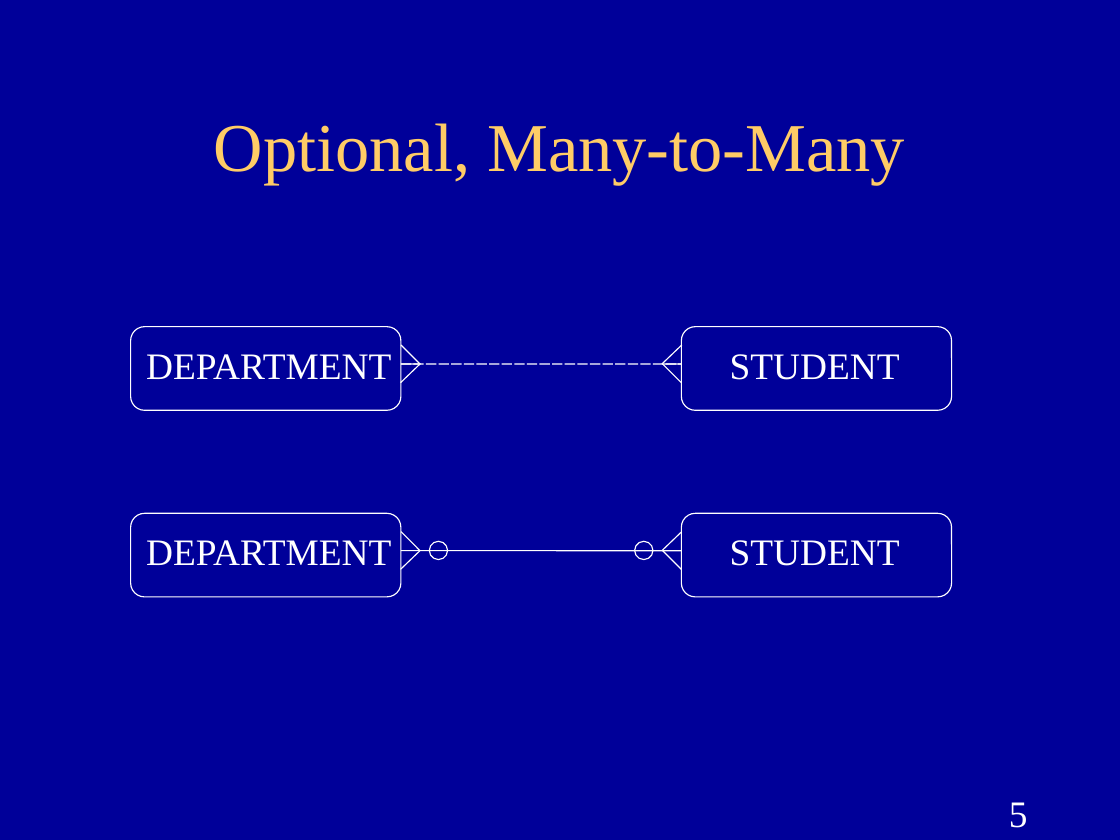
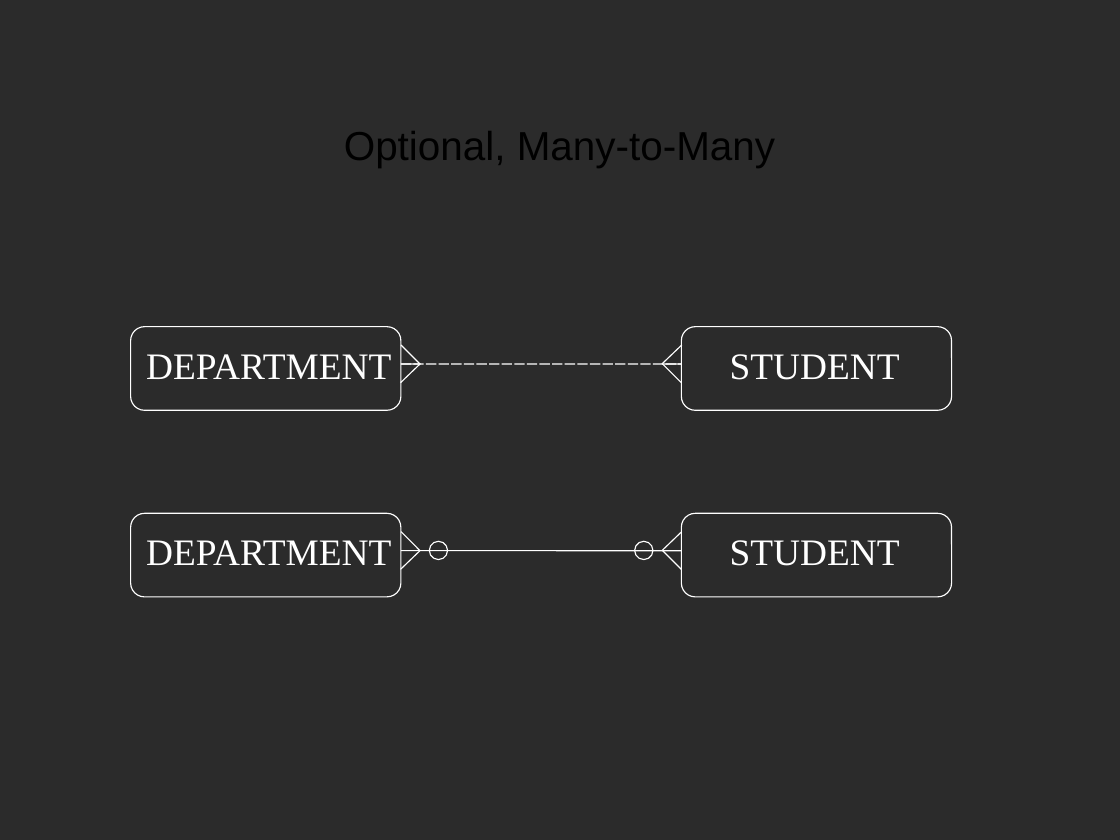
Before and after one commit to pkisambira/environment, a slide deck: slide 6 of ER-Diagram.ppt (slide 5 before the commit). Drawn at 1120x840 pixels with LibreOffice and Linux fonts; fonts in the diff are those of the drawing; background and template pictures are left out; a plain dark background stands for a picture behind light text. Boxes give left, top, right and bottom in pixels: in the first picture for what was removed or moved away, otherwise in the second. Text is boxed around its words. In the diff, an @@ line names an element or a change of style, - is before the commit and + after.

```diff
--- a/ER-Diagram.ppt
+++ b/ER-Diagram.ppt
@@ background #000099 to picture (left out) @@
@@ title "Optional, Many-to-Many" at <box>344,131,775,168</box>: size 44 to 26 pt, font Times New Roman to Arial, text colour #FFCC66 to #000000 @@
@@ page number removed at <box>1009,802,1028,828</box> @@
-5
```
Also in this commit, not shown: 11 other slides changed, 1 slide added.
